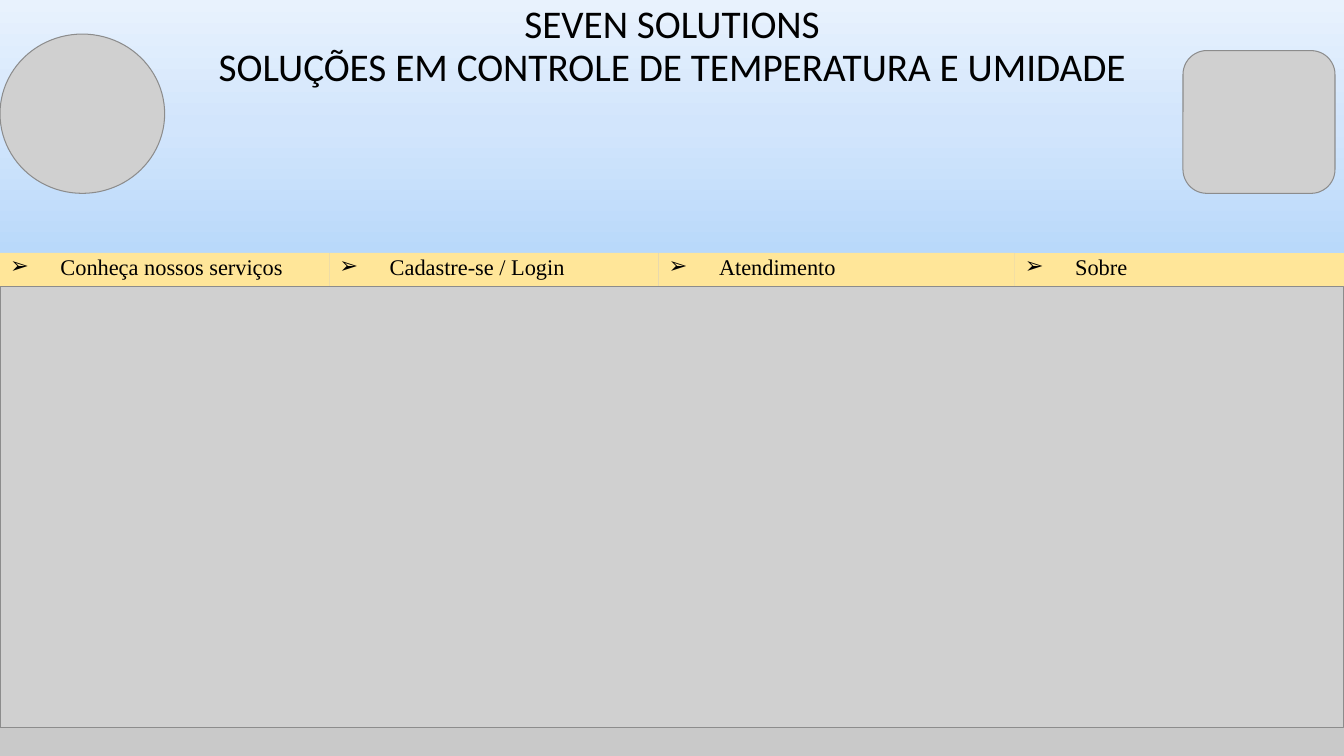
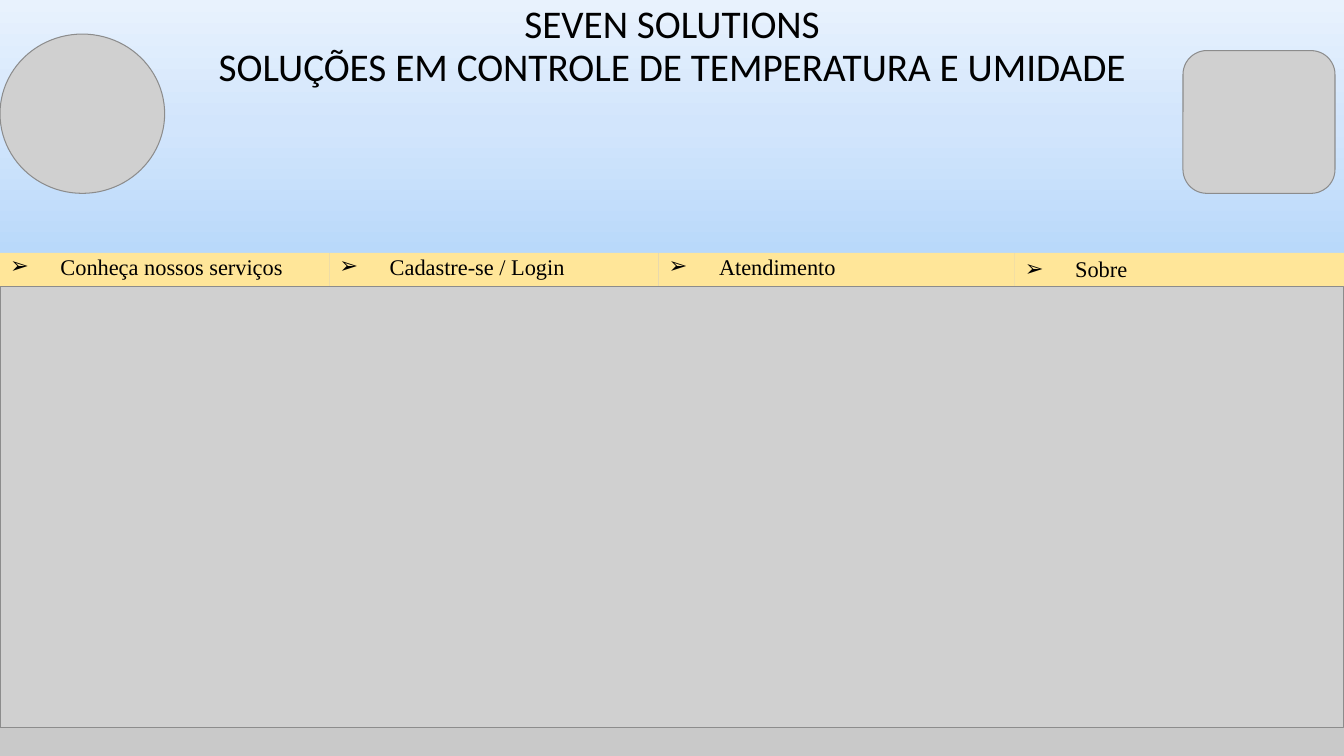
Before and after one commit to GuilhermeMiranda1/ProjetoPi, a slide deck: slide 1 of Algoritmos/Prototipos/Protótipo do site.pptx. Drawn at 1344x756 pixels with LibreOffice and Linux fonts; fonts in the diff are those of the drawing; grey boxes stand for pictures. Boxes give left, top, right and bottom in pixels: in the first picture for what was removed or moved away, otherwise in the second. Text is boxed around its words. In the diff, an @@ line names an element or a change of style, - is before the commit and + after.

```diff
--- a/Algoritmos/Prototipos/Protótipo do site.pptx
+++ b/Algoritmos/Prototipos/Protótipo do site.pptx
@@ rectangle "Sobre" at [1015, 253, 1344, 287]: line spacing 0.8 to 0.9 @@
```
Also in this commit, not shown: 16 other files.
